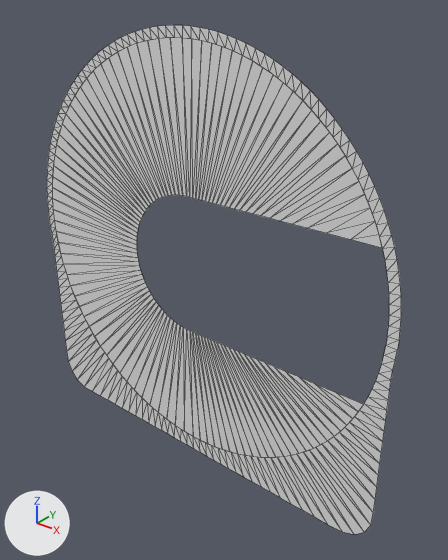
The OBJ model fork/floating-media/DATA/float_psp_backrefl1.obj as it was, and as the next commit left it.
Camera for both pictures: a 50 mm camera at (1.55, -1.64, 1.06) aimed at (0.12, 0.14, -0.05). Every picture has the same lights, and +X, +Y and +Z are marked at lower left. The first picture is the older version. Mesh edges are drawn as thin lines. Where no turn or scale is listed for an object, it has been applied to the vertices.

Objects in the first picture: 'float_psp_backrefl1'.
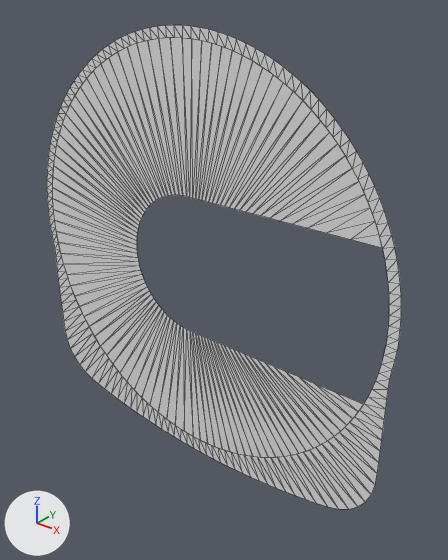
Where the change shows, as pixel boxes [x1, y1, x2, y2] in the pictures (448 x 560 px; the box of a moved part takes in the faces that stretch with it):
'float_psp_backrefl1', reshaped
    before: [47, 25, 401, 535]
    after: [47, 25, 401, 509]
part 1 of me_float_psp_backrefl1, moved or reshaped
    before: [63, 314, 174, 437]
    after: [64, 314, 174, 436]
part 2 of me_float_psp_backrefl1, moved or reshaped
    before: [212, 437, 378, 535]
    after: [212, 437, 377, 509]

Diff of the bpy script that builds the scene:
```diff
--- a/fork/floating-media/DATA/float_psp_backrefl1.obj.py
+++ b/fork/floating-media/DATA/float_psp_backrefl1.obj.py
@@ me_float_psp_backrefl1 @@
-me_float_psp_backrefl1.from_pydata(...)  # 480 vertices, 478 faces; spans x -0.91..0.91, y 0.07, z -0.95..0.91
-me_float_psp_backrefl1.vertices[364].co = (-0.91, 0.07, -0.64)  # pixel (64, 330)
-me_float_psp_backrefl1.vertices[366].co = (-0.91, 0.07, -0.7)  # pixel (65, 340)
-me_float_psp_backrefl1.vertices[368].co = (-0.91, 0.07, -0.76)  # pixel (66, 351)
-me_float_psp_backrefl1.vertices[370].co = (-0.91, 0.07, -0.83)  # pixel (68, 361)
-me_float_psp_backrefl1.vertices[372].co = (-0.88, 0.07, -0.88)  # pixel (72, 371)
-me_float_psp_backrefl1.vertices[374].co = (-0.84, 0.07, -0.92)  # pixel (77, 379)
-me_float_psp_backrefl1.vertices[376].co = (-0.79, 0.07, -0.94)  # pixel (84, 386)
-me_float_psp_backrefl1.vertices[378].co = (-0.72, 0.07, -0.94)  # pixel (92, 391)
-me_float_psp_backrefl1.vertices[380].co = (-0.66, 0.07, -0.94)  # pixel (100, 395)
-me_float_psp_backrefl1.vertices[382].co = (-0.6, 0.07, -0.94)  # pixel (107, 399)
-me_float_psp_backrefl1.vertices[384].co = (-0.55, 0.07, -0.94)  # pixel (115, 404)
-me_float_psp_backrefl1.vertices[386].co = (-0.49, 0.07, -0.94)  # pixel (122, 408)
-me_float_psp_backrefl1.vertices[388].co = (-0.44, 0.07, -0.94)  # pixel (128, 411)
-me_float_psp_backrefl1.vertices[390].co = (-0.39, 0.07, -0.94)  # pixel (135, 415)
-me_float_psp_backrefl1.vertices[392].co = (-0.34, 0.07, -0.94)  # pixel (142, 419)
-me_float_psp_backrefl1.vertices[394].co = (-0.3, 0.07, -0.94)  # pixel (148, 423)
-me_float_psp_backrefl1.vertices[422].co = (0.3, 0.07, -0.95)  # pixel (243, 477)
-me_float_psp_backrefl1.vertices[424].co = (0.34, 0.07, -0.95)  # pixel (252, 481)
-me_float_psp_backrefl1.vertices[426].co = (0.39, 0.07, -0.95)  # pixel (261, 486)
-me_float_psp_backrefl1.vertices[428].co = (0.44, 0.07, -0.95)  # pixel (270, 491)
-me_float_psp_backrefl1.vertices[430].co = (0.49, 0.07, -0.95)  # pixel (280, 497)
-me_float_psp_backrefl1.vertices[432].co = (0.55, 0.07, -0.95)  # pixel (290, 503)
-me_float_psp_backrefl1.vertices[434].co = (0.6, 0.07, -0.95)  # pixel (302, 509)
-me_float_psp_backrefl1.vertices[436].co = (0.66, 0.07, -0.95)  # pixel (314, 516)
-me_float_psp_backrefl1.vertices[438].co = (0.73, 0.07, -0.95)  # pixel (327, 524)
-me_float_psp_backrefl1.vertices[440].co = (0.79, 0.07, -0.94)  # pixel (342, 531)
-me_float_psp_backrefl1.vertices[442].co = (0.84, 0.07, -0.92)  # pixel (354, 534)
-me_float_psp_backrefl1.vertices[444].co = (0.88, 0.07, -0.88)  # pixel (364, 532)
-me_float_psp_backrefl1.vertices[446].co = (0.91, 0.07, -0.83)  # pixel (370, 525)
-me_float_psp_backrefl1.vertices[448].co = (0.91, 0.07, -0.76)  # pixel (373, 512)
-me_float_psp_backrefl1.vertices[450].co = (0.91, 0.07, -0.7)  # pixel (375, 499)
-me_float_psp_backrefl1.vertices[452].co = (0.91, 0.07, -0.64)  # pixel (376, 487)
+me_float_psp_backrefl1.from_pydata(...)  # 480 vertices, 478 faces; spans x -0.91..0.91, y 0.07, z -0.94..0.91
+# me_float_psp_backrefl1 part 1
+for i in [396, 398, 400]: me_float_psp_backrefl1.vertices[i].co += Vector((0.0, 0.0, 0.01))
+me_float_psp_backrefl1.vertices[364].co = (-0.9, 0.07, -0.63)  # pixel (65, 330)
+me_float_psp_backrefl1.vertices[366].co = (-0.89, 0.07, -0.68)  # pixel (67, 339)
+me_float_psp_backrefl1.vertices[368].co = (-0.87, 0.07, -0.73)  # pixel (70, 348)
+me_float_psp_backrefl1.vertices[370].co = (-0.84, 0.07, -0.77)  # pixel (74, 356)
+me_float_psp_backrefl1.vertices[372].co = (-0.81, 0.07, -0.81)  # pixel (79, 364)
+me_float_psp_backrefl1.vertices[374].co = (-0.77, 0.07, -0.84)  # pixel (85, 371)
+me_float_psp_backrefl1.vertices[376].co = (-0.72, 0.07, -0.86)  # pixel (91, 378)
+me_float_psp_backrefl1.vertices[378].co = (-0.67, 0.07, -0.87)  # pixel (98, 383)
+me_float_psp_backrefl1.vertices[380].co = (-0.62, 0.07, -0.88)  # pixel (104, 388)
+me_float_psp_backrefl1.vertices[382].co = (-0.57, 0.07, -0.89)  # pixel (111, 393)
+me_float_psp_backrefl1.vertices[384].co = (-0.52, 0.07, -0.9)  # pixel (117, 398)
+me_float_psp_backrefl1.vertices[386].co = (-0.47, 0.07, -0.91)  # pixel (124, 403)
+me_float_psp_backrefl1.vertices[388].co = (-0.43, 0.07, -0.91)  # pixel (130, 408)
+me_float_psp_backrefl1.vertices[390].co = (-0.38, 0.07, -0.92)  # pixel (136, 412)
+me_float_psp_backrefl1.vertices[392].co = (-0.34, 0.07, -0.92)  # pixel (143, 416)
+me_float_psp_backrefl1.vertices[394].co = (-0.29, 0.07, -0.93)  # pixel (149, 420)
+# me_float_psp_backrefl1 part 2
+for i in [416, 418, 420]: me_float_psp_backrefl1.vertices[i].co += Vector((0.0, 0.0, 0.01))
+me_float_psp_backrefl1.vertices[422].co = (0.29, 0.07, -0.93)  # pixel (242, 473)
+me_float_psp_backrefl1.vertices[424].co = (0.34, 0.07, -0.92)  # pixel (250, 477)
+me_float_psp_backrefl1.vertices[426].co = (0.38, 0.07, -0.92)  # pixel (259, 480)
+me_float_psp_backrefl1.vertices[428].co = (0.43, 0.07, -0.91)  # pixel (267, 484)
+me_float_psp_backrefl1.vertices[430].co = (0.47, 0.07, -0.91)  # pixel (276, 488)
+me_float_psp_backrefl1.vertices[432].co = (0.52, 0.07, -0.9)  # pixel (285, 491)
+me_float_psp_backrefl1.vertices[434].co = (0.57, 0.07, -0.89)  # pixel (295, 495)
+me_float_psp_backrefl1.vertices[436].co = (0.62, 0.07, -0.88)  # pixel (305, 499)
+me_float_psp_backrefl1.vertices[438].co = (0.67, 0.07, -0.87)  # pixel (316, 503)
+me_float_psp_backrefl1.vertices[440].co = (0.72, 0.07, -0.86)  # pixel (327, 506)
+me_float_psp_backrefl1.vertices[442].co = (0.77, 0.07, -0.84)  # pixel (338, 509)
+me_float_psp_backrefl1.vertices[444].co = (0.81, 0.07, -0.81)  # pixel (348, 509)
+me_float_psp_backrefl1.vertices[446].co = (0.84, 0.07, -0.77)  # pixel (357, 506)
+me_float_psp_backrefl1.vertices[448].co = (0.87, 0.07, -0.73)  # pixel (365, 502)
+me_float_psp_backrefl1.vertices[450].co = (0.89, 0.07, -0.68)  # pixel (371, 494)
+me_float_psp_backrefl1.vertices[452].co = (0.9, 0.07, -0.63)  # pixel (375, 485)
```
